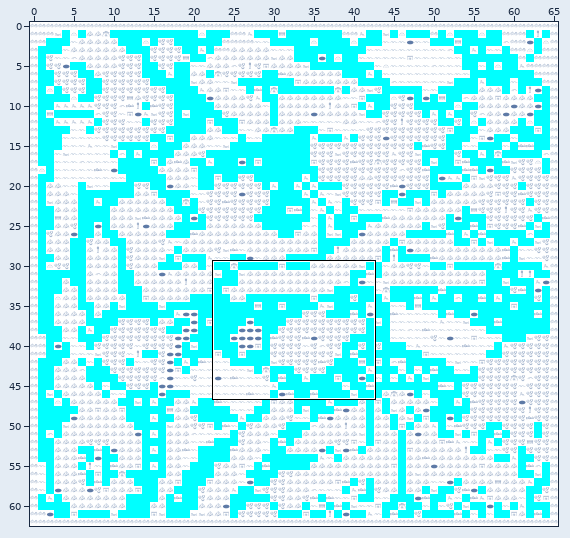
Tiled map: main/citadel/Resources/lom_map_test.tmx. Above: a wide view before the commit, with the close-up outlined.
Close-up. Earlier state:
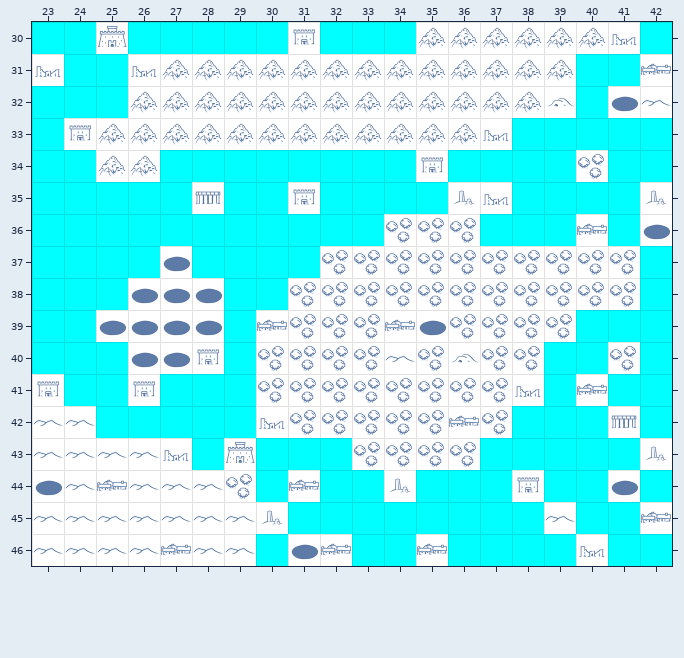
Cells are 64x64 px. Shown: x 23..42, y 30..46. The commit also changed other parts of the map, which this record leaves out.
Once edited:
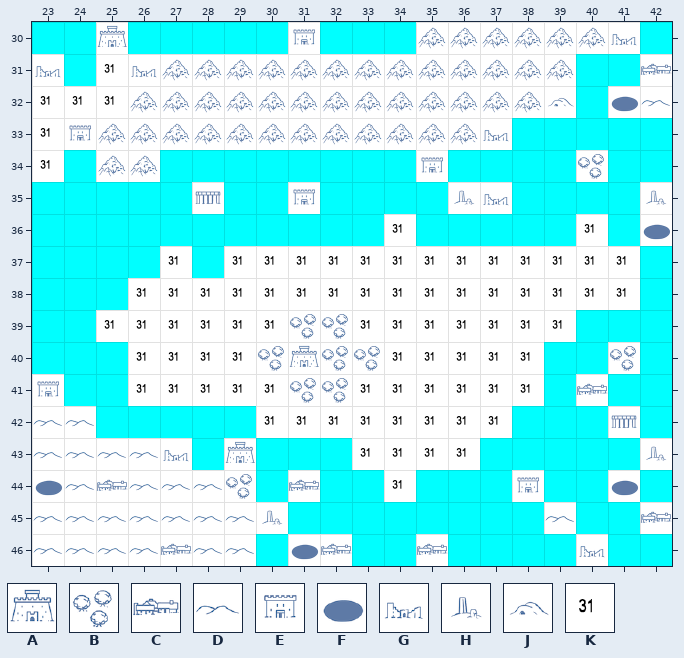
Key: from "terrain": A 0, B 1, C 4, D 5, E 6, F 8, G 10, H 11, J 12, K 31.
_ is an empty cell.
Edits made:
Layer "Terrain":
y 31: x 25 _ -> K
y 32: x 23..25 ___ -> KKK
y 33..34: x 23 _ -> K
y 36: x 34..36 BBB -> K__; x 40 C -> K
y 37: x 27 F -> K; x 29..41 ___BBBBBBBBBB -> KKKKKKKKKKKKK
y 38: x 26..41 FFF__BBBBBBBBBBB -> KKKKKKKKKKKKKKKK
y 39: x 25..30 FFFF_C -> KKKKKK; x 33..39 BCFBBBB -> KKKKKKK
y 40: x 26..29 FFE_ -> KKKK; x 31 B -> A; x 34..38 DBJBB -> KKKKK
y 41: x 26..30 E___B -> KKKKK; x 33..38 BBBBBG -> KKKKKK
y 42: x 30..37 GBBBBBCB -> KKKKKKKK
y 43: x 33..36 BBBB -> KKKK
y 44: x 34 H -> K
